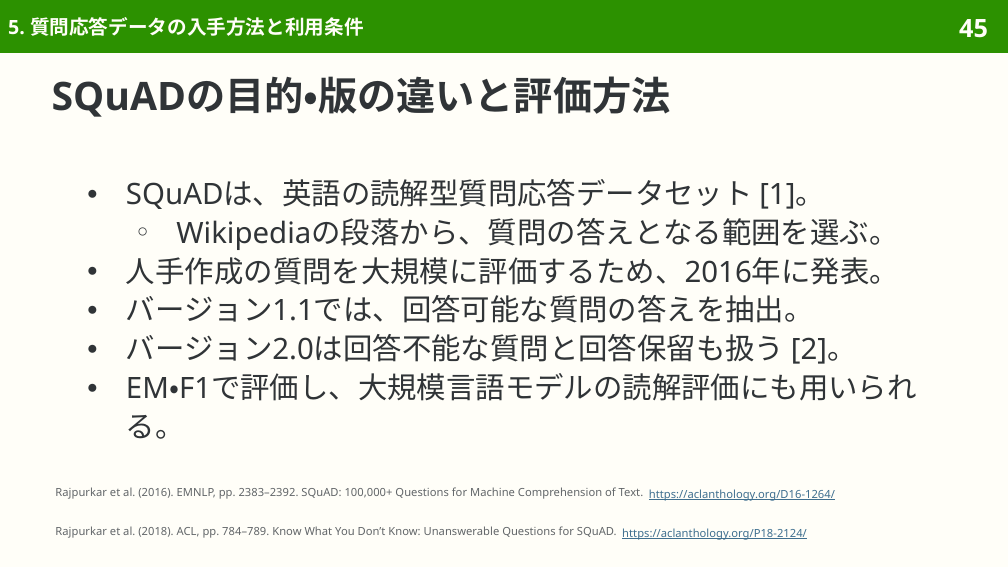
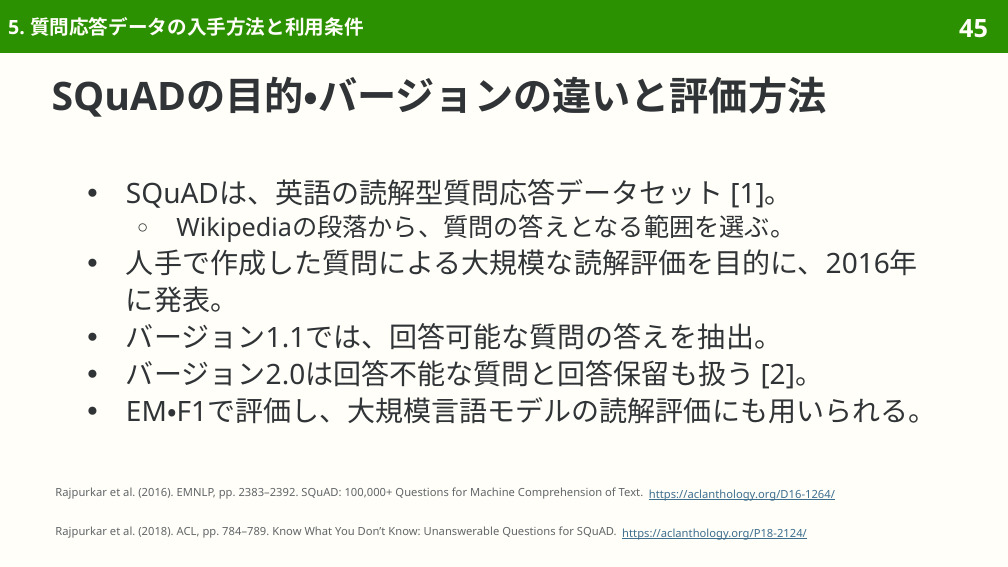
Before and after one commit to sasakiy84/datasets-in-10-minutes, a slide deck: slide 45 of slides/datasets-in-10-minutes-squad.pptx. Drawn at 1008x567 pixels with LibreOffice and Linux fonts; fonts in the diff are those of the drawing. Boxes give left, top, right and bottom in pixels: in the first picture for what was removed or moved away, otherwise in the second. Text is boxed around its words. In the diff, an @@ line names an element or a change of style, - is before the commit and + after.

```diff
--- a/slides/datasets-in-10-minutes-squad.pptx
+++ b/slides/datasets-in-10-minutes-squad.pptx
@@ title at <box>52,76,827,117</box>: text changed @@
-SQuADの目的・版の違いと評価方法
+SQuADの目的・バージョンの違いと評価方法
@@ text at <box>126,179,936,424</box>: size 21 to 20 pt in "SQuADは、英語の読解型質問応答データセット [1]。", "バージョン1.1では、回答可能な質問の答えを抽出。", "バージョン2.0は回答不能な質問と回答保留も扱う [2]。", "EM・F1で評価し、大規模言語モデルの読解評価にも用いられる。"; size 21 to 18 pt in "Wikipediaの段落から、質問の答えとなる範囲を選ぶ。" @@
@@ text at <box>126,249,918,312</box>: text changed; size 21 to 20 pt @@
-● 人手作成の質問を大規模に評価するため、2016年に発表。
+● 人手で作成した質問による大規模な読解評価を目的に、2016年に発表。
```
Also in this commit, not shown: 20 other slides changed, 7 other files.
